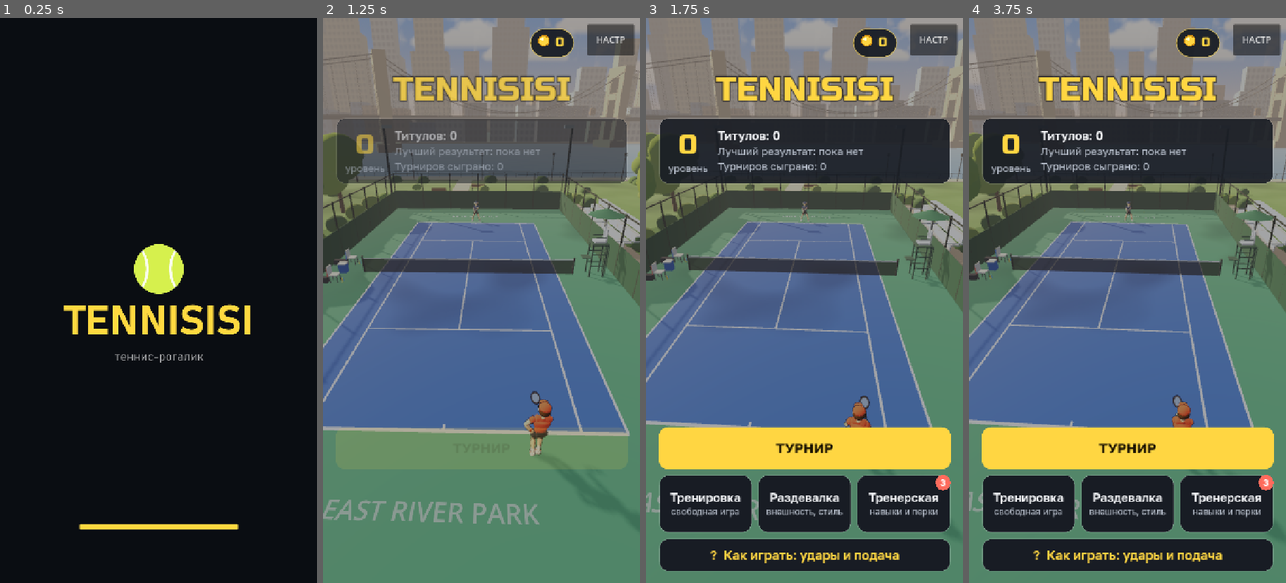
Above: before the commit, frames 1-4 (left to right).
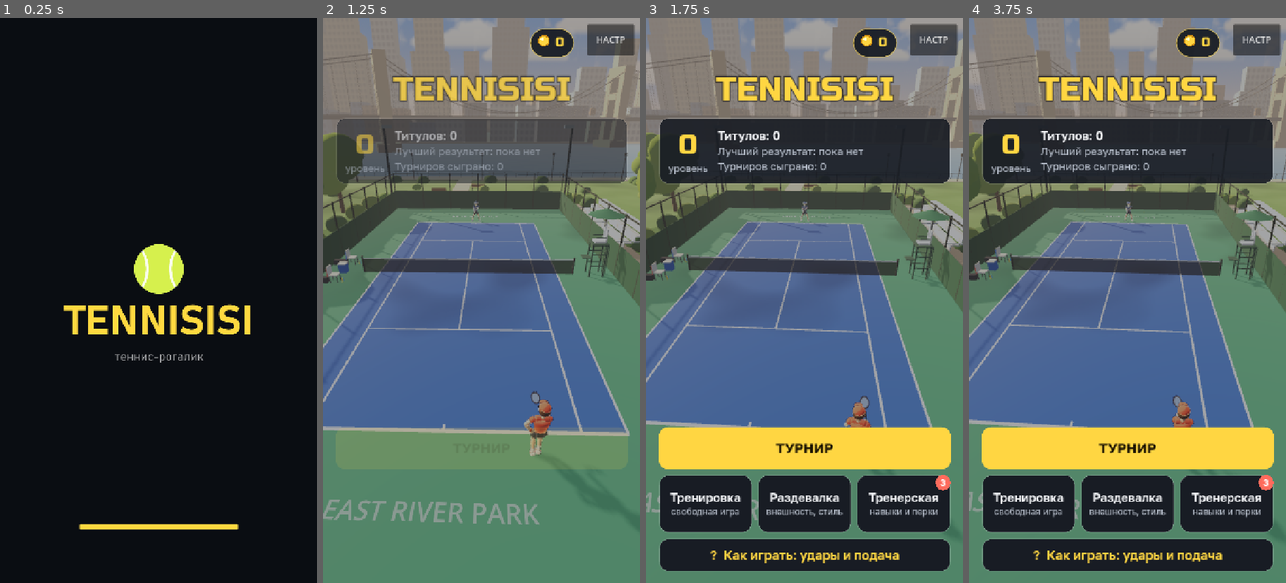
Above: after the commit, the same moments.

Repository: raqavifeb155-lgtm/tennisisi
Game: Godot game, scene res://scenes/main.tscn
Same seed, same stepped clock (60 frames per second), same inputs: the game is played once before the commit and once after it.
Inputs (mouse positions are in pixels of both pictures, inside the frame that each line leads up to):
- Up to frame 1 (0.25 s): no input
- Up to frame 2 (1.25 s): move the mouse to (551, 272) at 0.52 s; hold D from 0.53 s (still down); click (551, 272) at 0.67 s
- Up to frame 3 (1.75 s): release D at 1.25 s; drag from (741, 328) to (788, 413) at 1.27 s
- Up to frame 4 (3.75 s): click "? Как играть: удары и подача" at 2 s; click "НАСТР" at 2.75 s; click "Закрыть" at 3.5 s

Frame 1 is identical in both runs. In frame 2, 0.2% of the frame differs, in the area x 47-73%, y 32-78%; in frame 3, 0.1%; in frame 4, less than 0.1%.

Commit message:
Model: soft toon, one-piece back, head looks up in the serve
- TOON body: wrap lighting, small rim, thinner even outline, 22-sided limbs
- the chest is one piece from the pelvis to the shoulders (waist hidden): no
  seam or shoulder-pad shelf across the back; shorts block and collar trimmed
- serve: the head tips up to the toss and stays there through the swing, and
  sinks a little onto the shoulders instead of riding on a long neck

Draw calls unchanged (~323 in a match), +11k triangles. anim_test (bodies 0/1/2),
run_tests and input_test pass.

Co-Authored-By: Claude Sonnet 5.5 <noreply@anthropic.com>

Diff:
--- a/scripts/athlete.gd
+++ b/scripts/athlete.gd
@@ -1131,10 +1131,21 @@
 		var lt := to_local(look_target) - Vector3(0, SHOULDER_H + 0.3, 0)
 		yaw_t = clampf(atan2(-lt.x, -lt.z), -1.4, 1.4)
 		pitch_t = clampf(atan2(lt.y, Vector2(lt.x, lt.z).length()), -0.6, 0.7)
+	if _serve_gaze():
+		# Serving: the face turns up to the tossed ball (and stays there through the swing).
+		pitch_t = clampf(maxf(pitch_t, SERVE_GAZE), SERVE_GAZE, 0.95)
 	_head_yaw = lerpf(_head_yaw, yaw_t, 1.0 - exp(-8.0 * delta))
 	_head_pitch = lerpf(_head_pitch, pitch_t, 1.0 - exp(-8.0 * delta))
 
 	_pose(local_v, amt, near_contact)
+
+
+const SERVE_GAZE := 0.62   # head tilt (rad) toward the toss at least, ~35 deg
+
+
+## The toss and the swing up to just after contact: the eyes are on the ball overhead.
+func _serve_gaze() -> bool:
+	return _mode == 3 or (_mode == 2 and _serve_style() and _clock < _contact_at + 0.1)
 
 
 ## Where the feet stand for the current stroke (model space), before running and lunges.
@@ -1329,11 +1340,20 @@
 
 	# Torso: hips follow the hip turn, chest the shoulder turn; both are wider than deep,
 	# so the turn reads from any angle.
-	_set_bone("hips", pelvis + th * Vector3(-0.1, 0.02, 0), pelvis + th * Vector3(0.1, 0.02, 0))
-	_set_torso("waist", pelvis + Vector3(0, 0.08, 0), chest.lerp(pelvis, 0.45), lerpf(_hip_twist, _twist, 0.5), 1.1, 0.8)
-	_set_torso("chest", chest.lerp(pelvis, 0.5), chest + Vector3(0, -0.04, 0), _twist, 1.15, 0.72)
+	_set_bone("hips", pelvis + th * Vector3(-0.1, 0.0 if _body == Body.TOON else 0.02, 0), pelvis + th * Vector3(0.1, 0.0 if _body == Body.TOON else 0.02, 0))
+	if _body == Body.TOON:
+		# One piece from the pelvis to the shoulders: no seam across the back.
+		_set_torso("waist", pelvis + Vector3(0, 0.08, 0), chest.lerp(pelvis, 0.45), lerpf(_hip_twist, _twist, 0.5), 1.1, 0.8)
+		_set_torso("chest", pelvis + Vector3(0, 0.06, 0), chest + Vector3(0, -0.04, 0), lerpf(_hip_twist, _twist, 0.75), 1.12, 0.76)
+	else:
+		_set_torso("waist", pelvis + Vector3(0, 0.08, 0), chest.lerp(pelvis, 0.45), lerpf(_hip_twist, _twist, 0.5), 1.1, 0.8)
+		_set_torso("chest", chest.lerp(pelvis, 0.5), chest + Vector3(0, -0.04, 0), _twist, 1.15, 0.72)
 	_set_bone("shoulders", l_sh, r_sh)
 	_set_bone("neck", chest, chest + Vector3(0, 0.16, 0))
+	if _head_pitch > 0.0:
+		# A head tipped back sinks onto the shoulders a little instead of riding on a long neck.
+		var back := clampf(_head_pitch / 0.95, 0.0, 1.0)
+		head += Vector3(0.0, -0.035 * back, 0.035 * back)
 	_head.position = head
 	_head.rotation = Vector3(_head_pitch, _head_yaw, 0.0)
 
@@ -2034,22 +2054,29 @@
 		_lathe_bone("shoe%d" % i, 0.19, [
 			[0.0, 0.0, sole], [0.05, 0.054 * fk, white], [0.38, 0.062 * fk, white], [0.38, 0.064 * fk, accent],
 			[0.5, 0.064 * fk, accent], [0.5, 0.062 * fk, white], [0.85, 0.052 * fk, white], [1.0, 0.0, white]], 0.6)
+	var hr := 0.118 if toon else 0.13      # the toon shirt covers the top of the shorts
 	_lathe_bone("hips", 0.2, [
-		[0.0, 0.0, shorts], [0.0, 0.11 * k, shorts], [0.25, 0.13 * k, shorts], [0.75, 0.13 * k, shorts], [1.0, 0.11 * k, shorts], [1.0, 0.0, shorts]])
+		[0.0, 0.0, shorts], [0.0, 0.1 * k, shorts], [0.25, hr * k, shorts], [0.75, hr * k, shorts], [1.0, 0.1 * k, shorts], [1.0, 0.0, shorts]])
 	# Waist (pelvis -> mid trunk) and chest (mid trunk -> shoulders): narrow waist,
 	# broad chest, a little shoulder slope; flattened front to back by _set_torso.
 	_lathe_bone("waist", 0.3, [
 		[0.0, 0.0, shirt], [0.0, 0.125 * k, shirt], [0.5, 0.13 * k, shirt], [1.0, 0.142 * k, shirt], [1.0, 0.0, shirt]])
-	_lathe_bone("chest", 0.25, [
-		[0.0, 0.0, shirt], [0.0, 0.145 * k, shirt], [0.45, 0.17 * k, shirt], [0.8, 0.175 * k, shirt],
-		[0.95, 0.15 * k, shirt], [1.0, 0.11 * k, shirt], [1.0, 0.0, shirt]])
+	if toon:
+		_lathe_bone("chest", 0.25, [
+			[0.0, 0.0, shirt], [0.0, 0.125 * k, shirt], [0.35, 0.133 * k, shirt], [0.62, 0.16 * k, shirt],
+			[0.8, 0.172 * k, shirt], [0.92, 0.16 * k, shirt], [0.98, 0.13 * k, shirt], [1.0, 0.09 * k, shirt], [1.0, 0.0, shirt]])
+	else:
+		_lathe_bone("chest", 0.25, [
+			[0.0, 0.0, shirt], [0.0, 0.145 * k, shirt], [0.45, 0.17 * k, shirt], [0.8, 0.175 * k, shirt],
+			[0.95, 0.15 * k, shirt], [1.0, 0.11 * k, shirt], [1.0, 0.0, shirt]])
 	# Shoulders, left -> right: the deltoids bulge at the ends, in the shirt.
 	_lathe_bone("shoulders", 0.4, [
-		[0.0, 0.0, shirt], [0.02, 0.06 * k, shirt], [0.12, 0.078 * k, shirt], [0.3, 0.065 * k, shirt],
-		[0.7, 0.065 * k, shirt], [0.88, 0.078 * k, shirt], [0.98, 0.06 * k, shirt], [1.0, 0.0, shirt]])
+		[0.0, 0.0, shirt], [0.02, 0.06 * k, shirt], [0.12, 0.07 * k, shirt], [0.3, 0.062 * k, shirt],
+		[0.7, 0.062 * k, shirt], [0.88, 0.07 * k, shirt], [0.98, 0.06 * k, shirt], [1.0, 0.0, shirt]])
 	# Neck with the shirt's collar round its base.
-	_lathe_bone("neck", 0.16, [[0.0, 0.0, shirt], [0.0, 0.085 * k, shirt], [0.28, 0.072 * k, shirt],
-		[0.28, 0.058 * k, skin], [1.0, 0.05 * k, skin], [1.0, 0.0, skin]])
+	var collar := 0.12 if toon else 0.28   # the toon collar stays under the shirt's top
+	_lathe_bone("neck", 0.16, [[0.0, 0.0, shirt], [0.0, 0.085 * k, shirt], [collar, 0.07 * k, shirt],
+		[collar, 0.058 * k, skin], [1.0, 0.05 * k, skin], [1.0, 0.0, skin]])
 	for side in ["r", "l"]:
 		# Upper arm: a short sleeve over the top half, then the bare arm to the elbow.
 		_lathe_bone("upper_" + side, UPPER_ARM, [
@@ -2072,6 +2099,8 @@
 	# across the shirt.
 	for part in ["shoulders", "neck", "waist"]:
 		_no_outline(_bones[part])
+	if toon:
+		_bones["waist"].visible = false   # the chest is one piece down to the pelvis
 
 
 func _joint_ball(name: String, r: float, c: Color) -> void:
@@ -2089,7 +2118,7 @@
 
 func _lathe_bone(bone: String, ref: float, prof: Array, flat := 1.0) -> void:
 	var mi := MeshInstance3D.new()
-	mi.mesh = _lathe(ref, prof, 14)
+	mi.mesh = _lathe(ref, prof, 22 if _body == Body.TOON else 14)
 	mi.material_override = _body_mat()
 	mi.set_meta("ref", ref)
 	if flat != 1.0:
@@ -2152,16 +2181,21 @@
 func _toonify(m: StandardMaterial3D) -> void:
 	if _body != Body.TOON:
 		return
-	m.diffuse_mode = BaseMaterial3D.DIFFUSE_TOON
+	# Soft light that wraps round the form (no hard bands), a small toon highlight, a
+	# light rim, and a thin even outline.
+	m.diffuse_mode = BaseMaterial3D.DIFFUSE_LAMBERT_WRAP
 	m.specular_mode = BaseMaterial3D.SPECULAR_TOON
-	m.roughness = 1.0
+	m.roughness = 0.55
+	m.rim_enabled = true
+	m.rim = 0.55
+	m.rim_tint = 0.4
 	if _toon_outline == null:
 		_toon_outline = StandardMaterial3D.new()
 		_toon_outline.shading_mode = BaseMaterial3D.SHADING_MODE_UNSHADED
-		_toon_outline.albedo_color = Color(0.08, 0.07, 0.1)
+		_toon_outline.albedo_color = Color(0.13, 0.1, 0.18)
 		_toon_outline.cull_mode = BaseMaterial3D.CULL_FRONT
 		_toon_outline.grow = true
-		_toon_outline.grow_amount = 0.012
+		_toon_outline.grow_amount = 0.007
 	m.next_pass = _toon_outline
 
 
Binary file added: docs/style-proposals/before_after.png
Binary file added: docs/style-proposals/serve_gaze.png
